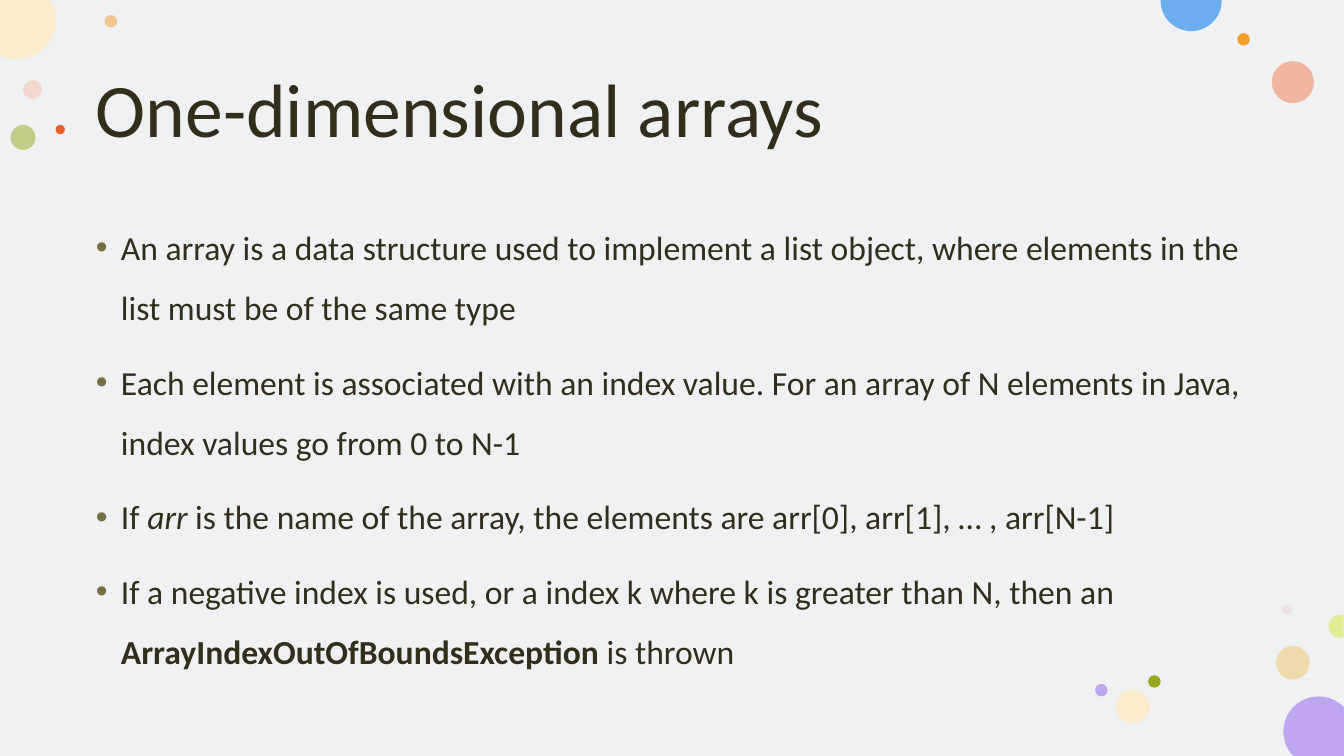
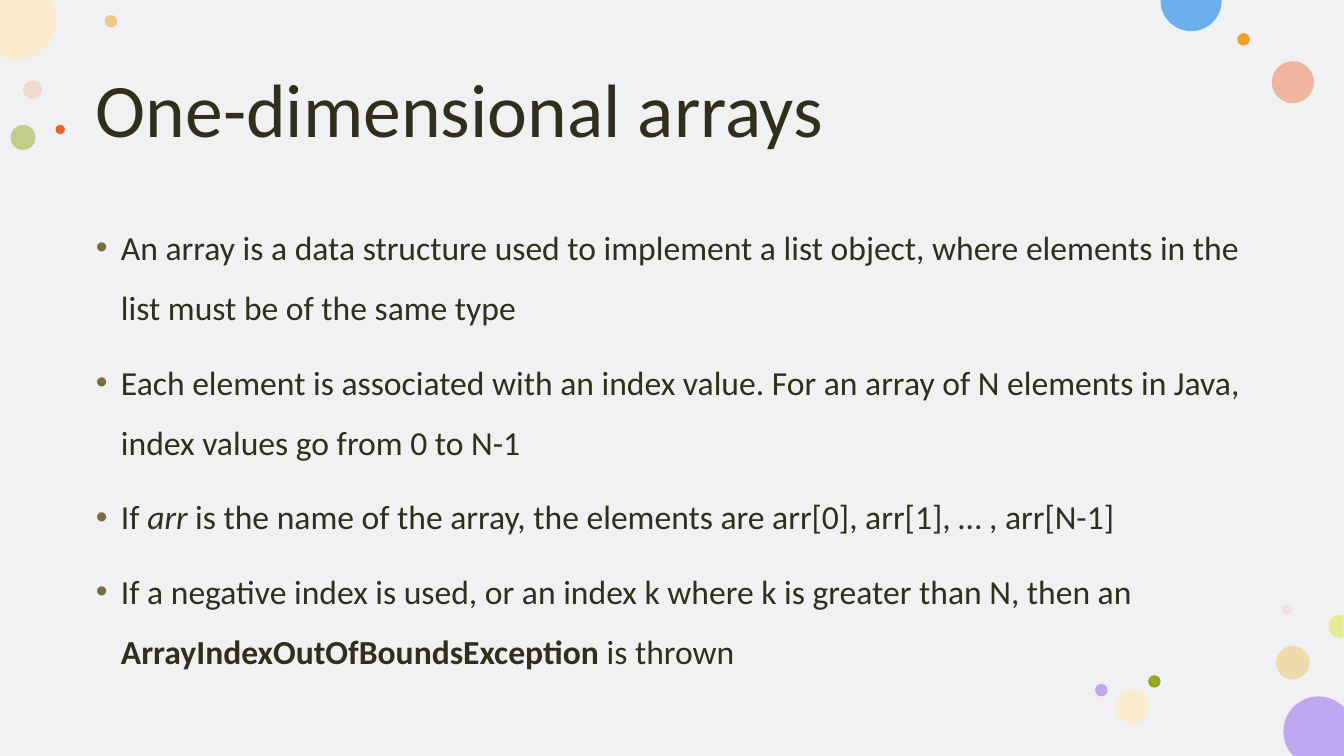
Before and after one commit to KarinaSang/Teaching, a slide deck: slide 2 of AP_Java/Week6/Week6.pptx. Drawn at 1344x756 pixels with LibreOffice and Linux fonts; fonts in the diff are those of the drawing. Boxes give left, top, right and bottom in pixels: in the first picture for what was removed or moved away, otherwise in the second. Text is boxed around its words. In the diff, an @@ line names an element or a change of style, - is before the commit and + after.

```diff
--- a/AP_Java/Week6/Week6.pptx
+++ b/AP_Java/Week6/Week6.pptx
@@ text at [121, 580, 1132, 670]: text changed @@
-• If a negative index is used, or a index k where k is greater than N, then an ArrayIndexOutOfBoundsException is thrown
+• If a negative index is used, or an index k where k is greater than N, then an ArrayIndexOutOfBoundsException is thrown
```
Also in this commit, not shown: 1 other slide changed, 25 other files.
